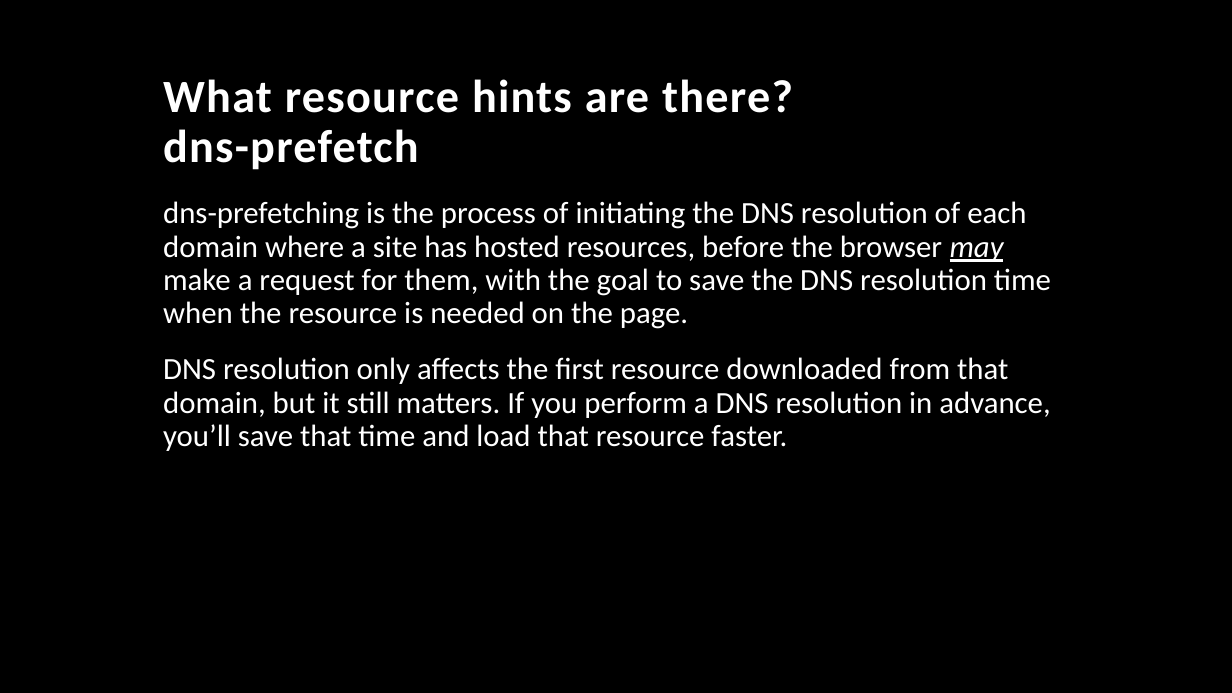
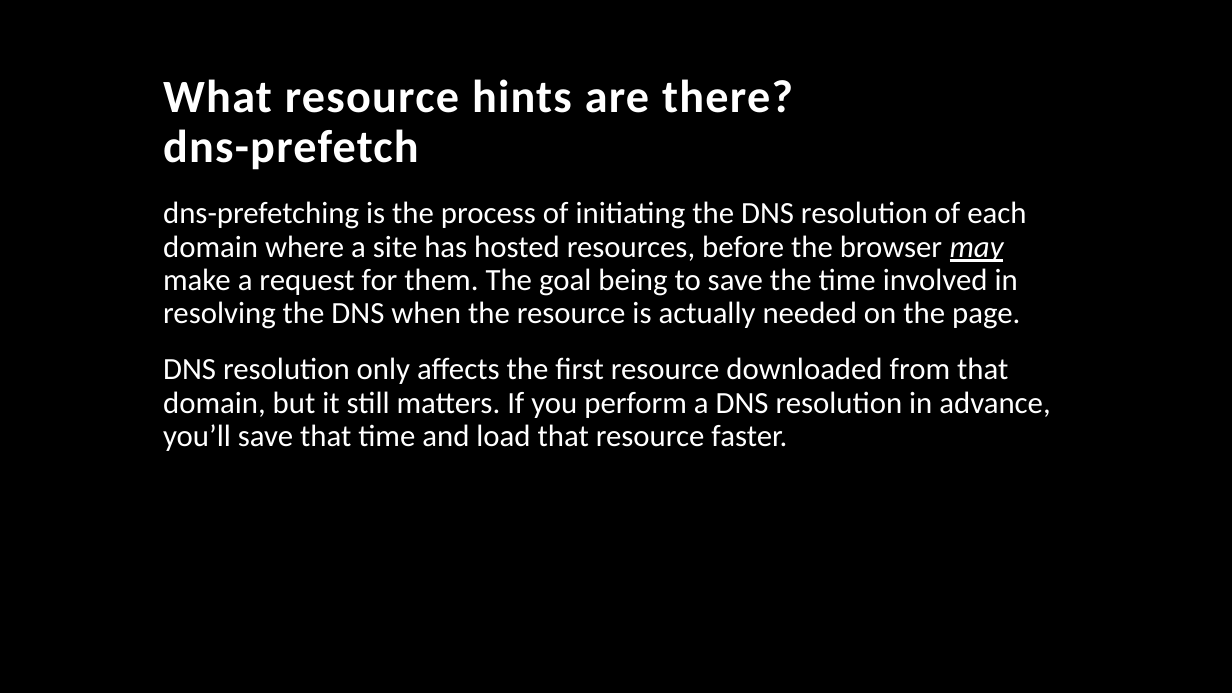
Before and after one commit to TonyMangino/html-resource-hints, a slide deck: slide 8 of Resource Hints.pptx (slide 7 before the commit). Drawn at 1232x693 pixels with LibreOffice and Linux fonts; fonts in the diff are those of the drawing; background and template pictures are left out. Boxes give left, top, right and bottom in pixels: in the first picture for what was removed or moved away, otherwise in the second. Text is boxed around its words. In the diff, an @@ line names an element or a change of style, - is before the commit and + after.

```diff
--- a/Resource Hints.pptx
+++ b/Resource Hints.pptx
@@ text at [163, 201, 1026, 329]: text changed @@
-dns-prefetching is the process of initiating the DNS resolution of each domain where a site has hosted resources, before the browser may make a request for them, with the goal to save the DNS resolution time when the resource is needed on the page.
+dns-prefetching is the process of initiating the DNS resolution of each domain where a site has hosted resources, before the browser may make a request for them. The goal being to save the time involved in resolving the DNS when the resource is actually needed on the page.
```
Also in this commit, not shown: 53 other slides changed, 5 slides added, 11 slides removed.
